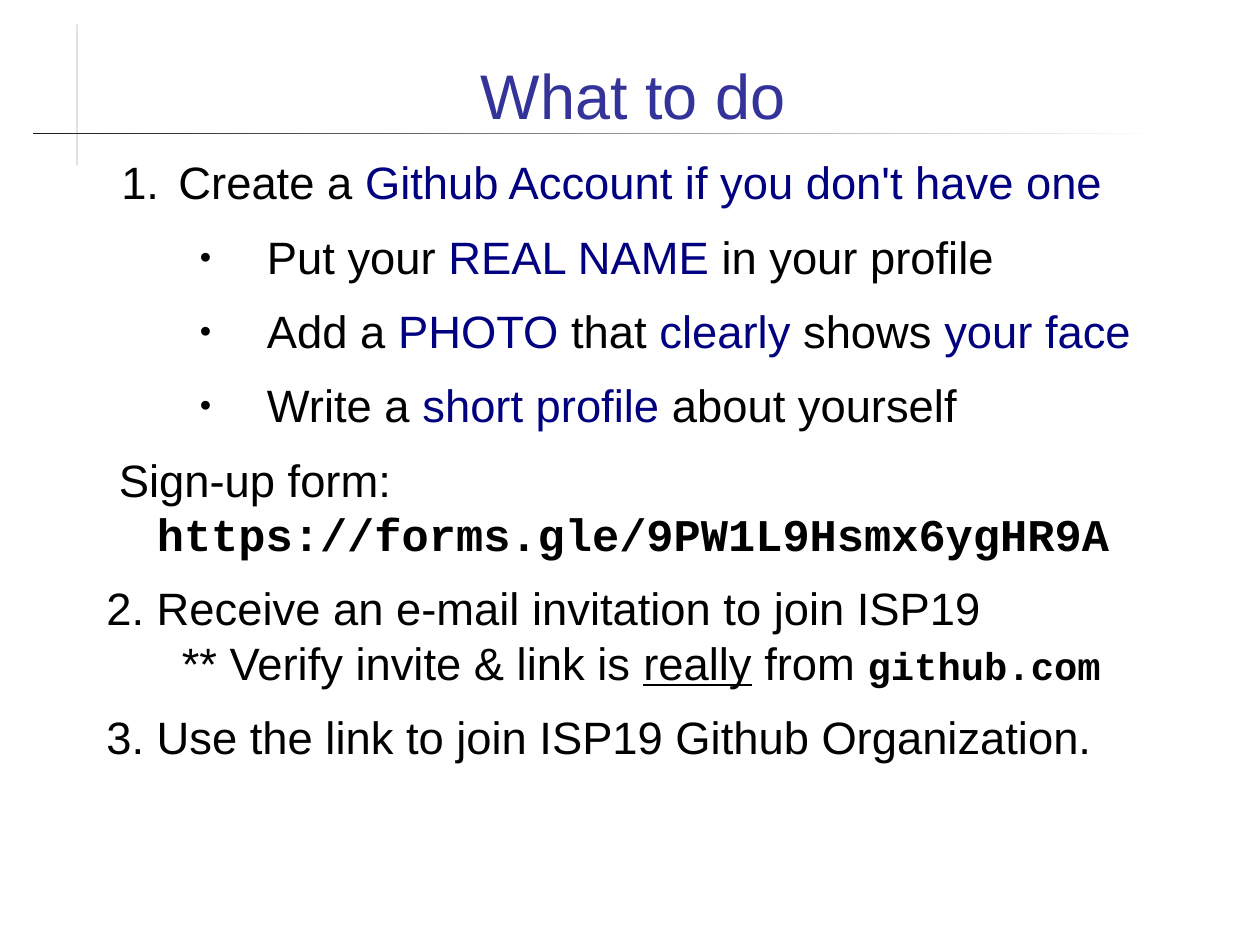
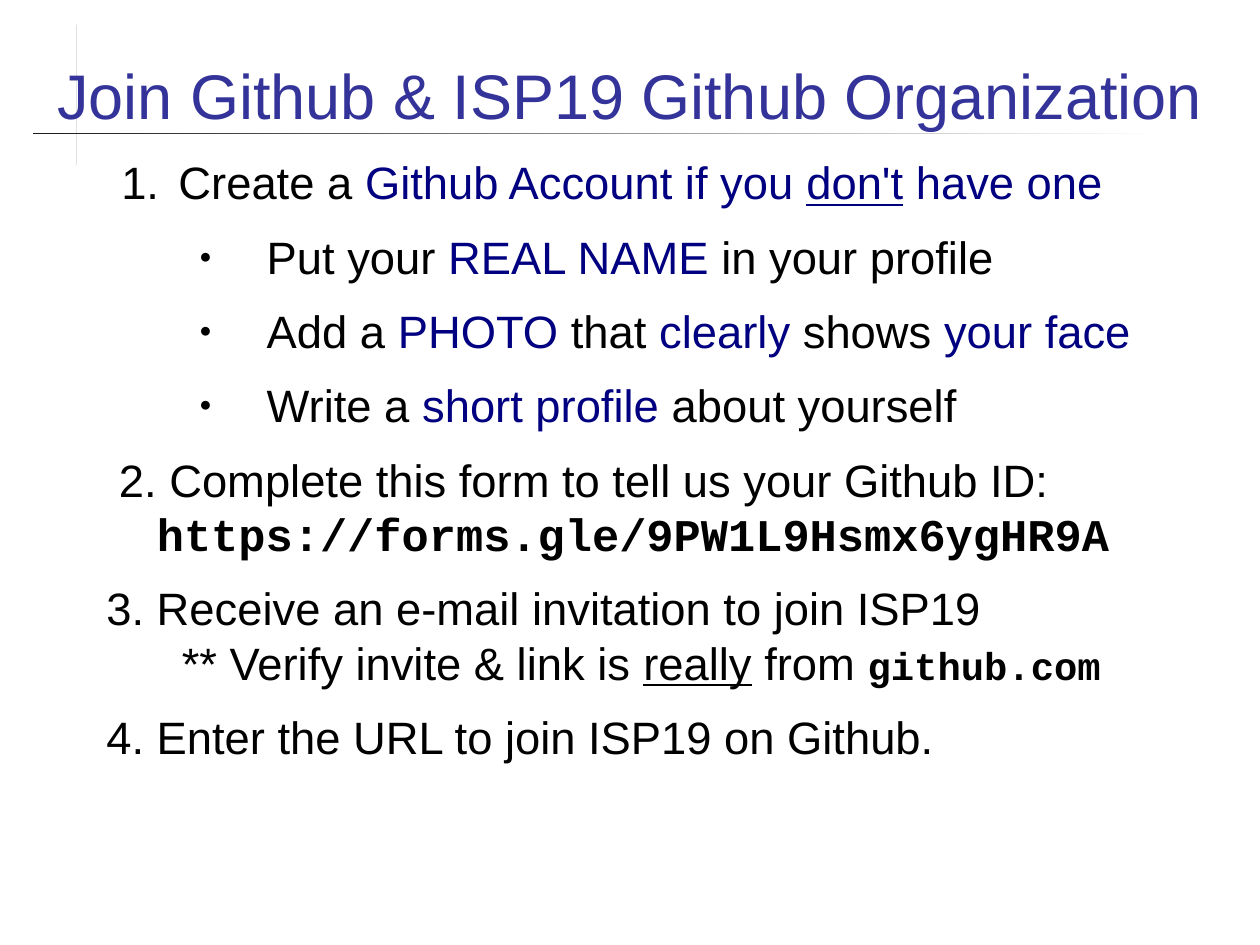
Before and after one commit to cpske/ISP, a slide deck: slide 3 of git/Using-Github.ppt. Drawn at 1260x945 pixels with LibreOffice and Linux fonts; fonts in the diff are those of the drawing. Boxes give left, top, right and bottom in pixels: in the first picture for what was removed or moved away, otherwise in the second. Text is boxed around its words. In the diff, an @@ line names an element or a change of style, - is before the commit and + after.

```diff
--- a/git/Using-Github.ppt
+++ b/git/Using-Github.ppt
@@ title at box(57, 73, 1202, 131): text changed @@
-What to do
+Join Github & ISP19 Github Organization
@@ text at box(178, 166, 1131, 432): underline on in "don't"; indent changed @@
@@ text at box(106, 464, 1109, 763): text changed @@
-Sign-up form:
-https://forms.gle/9PW1L9Hsmx6ygHR9A
-2. Receive an e-mail invitation to join ISP19
-** Verify invite & link is really from github.com
-3. Use the link to join ISP19 Github Organization.
+2. Complete this form to tell us your Github ID:
+https://forms.gle/9PW1L9Hsmx6ygHR9A
+3. Receive an e-mail invitation to join ISP19
+** Verify invite & link is really from github.com
+4. Enter the URL to join ISP19 on Github.
```
Also in this commit, not shown: 4 other slides changed, 2 other files.
